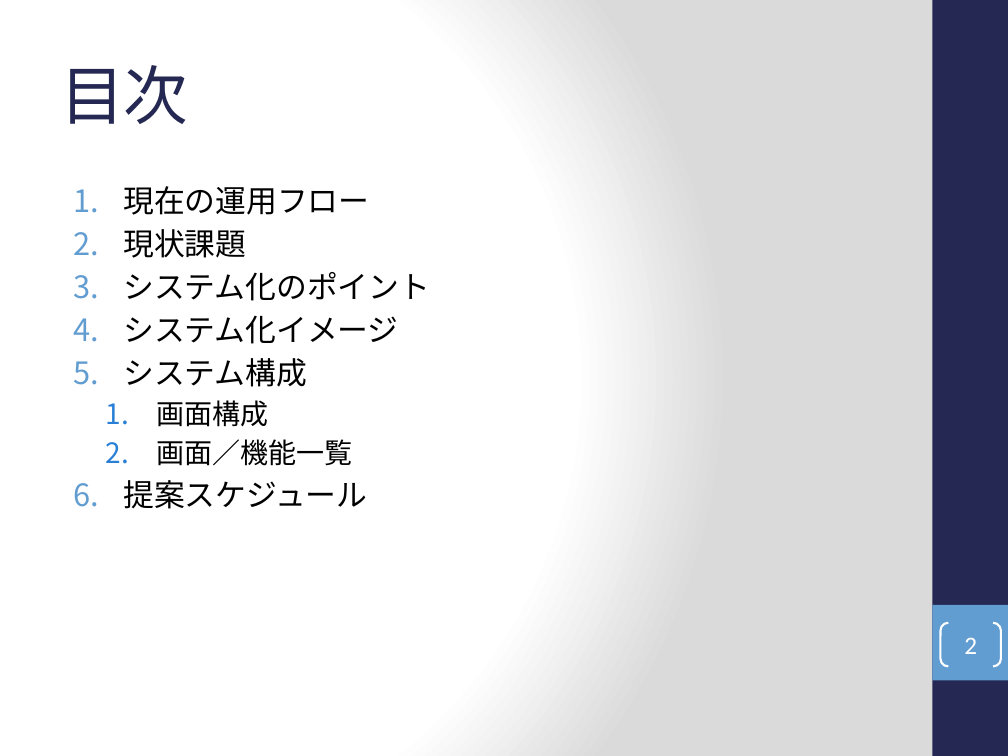
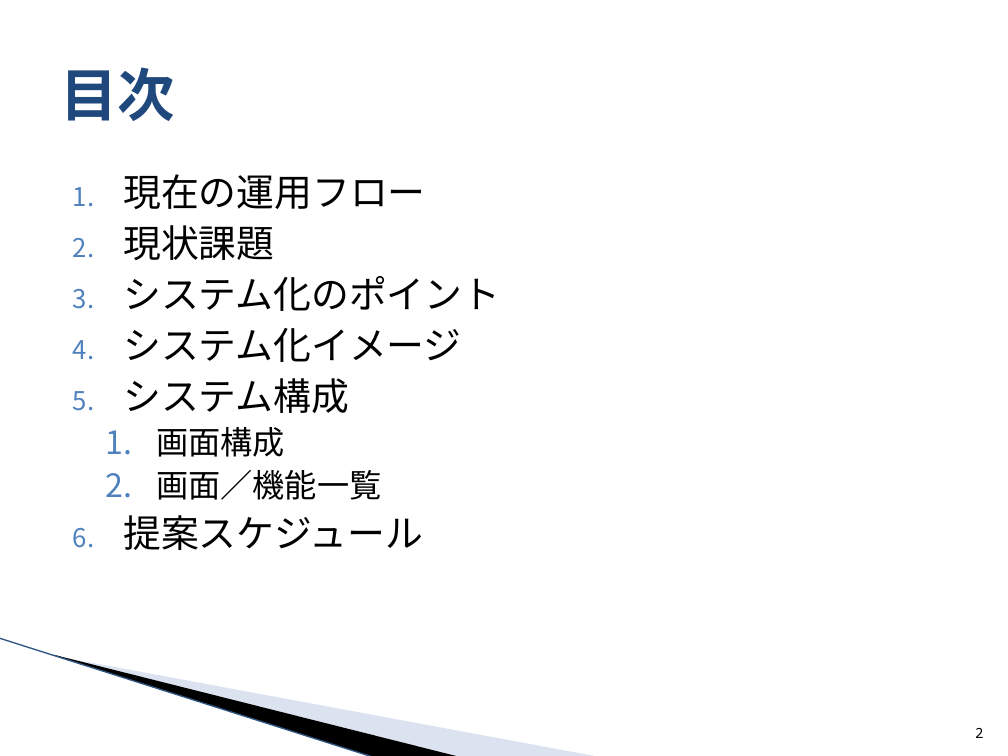
Before and after one commit to around7days/AppFreeMemo, a slide deck: slide 2 of 月報システム化提案.pptx. Drawn at 1008x756 pixels with LibreOffice and Linux fonts; fonts in the diff are those of the drawing; background and template pictures are left out. Boxes give left, top, right and bottom in pixels: in the first picture for what was removed or moved away, otherwise in the second. Text is boxed around its words. In the diff, an @@ line names an element or a change of style, - is before the commit and + after.

```diff
--- a/月報システム化提案.pptx
+++ b/月報システム化提案.pptx
@@ background gradient #FFFFFF to #DADADA to #FFFFFF @@
@@ rectangle removed at bbox=[932, 0, 1008, 756] @@
@@ title "目次" at bbox=[60, 67, 175, 121]: size 46 to 41 pt, font Cambria to Noto Sans Mono, text colour #242852 to #1F497D, letter spacing -1 to 0 pt, bold on @@
@@ text "現在の運用フロー": place and size @@
-text "現在の運用フロー" at bbox=[123, 186, 430, 509]
+text "現在の運用フロー" at bbox=[123, 174, 500, 550]
@@ text "現在の運用フロー" at bbox=[123, 174, 500, 550]: size 22 to 27 pt in "現在の運用フロー", "現状課題", "システム化のポイント", "システム化イメージ" and 2 more places; font Calibri to Noto Sans Mono; size 20 to 23 pt in "画面構成", "画面／機能一覧"; bullet colour #629DD1 to #4F81BD; bullet colour #297FD5 to #4F81BD @@
@@ rectangle removed at bbox=[932, 605, 1008, 680] @@
@@ line added from (0, 638) to (374, 756), #9EB3D6 0.95 pt @@
@@ freeform shape added at bbox=[53, 654, 461, 756], fill #000000 @@
@@ freeform shape added at bbox=[55, 655, 600, 756], fill #A7B9DB at 40% opacity @@
@@ page number: place and size @@
-page number at bbox=[940, 623, 1001, 666]
+page number at bbox=[975, 728, 983, 738]
@@ page number at bbox=[975, 728, 983, 738]: size 18 to 10 pt, font Calibri to Noto Sans Mono, text colour #FFFFFF to #000000; alignment centre to right; vertical alignment middle to bottom; outline #FFFFFF 1.5 pt to none @@
```
Also in this commit, not shown: 12 other slides changed, 2 other files.
